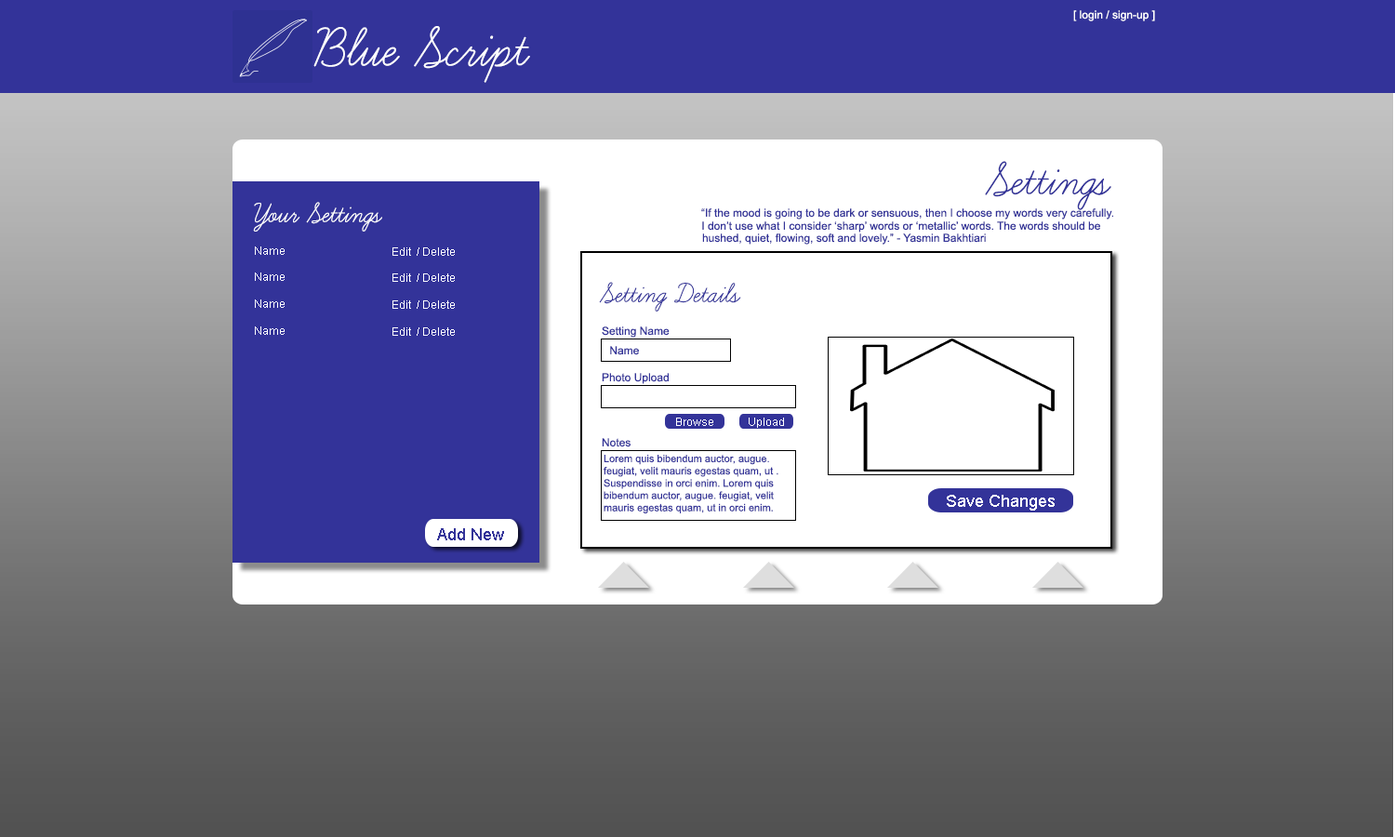
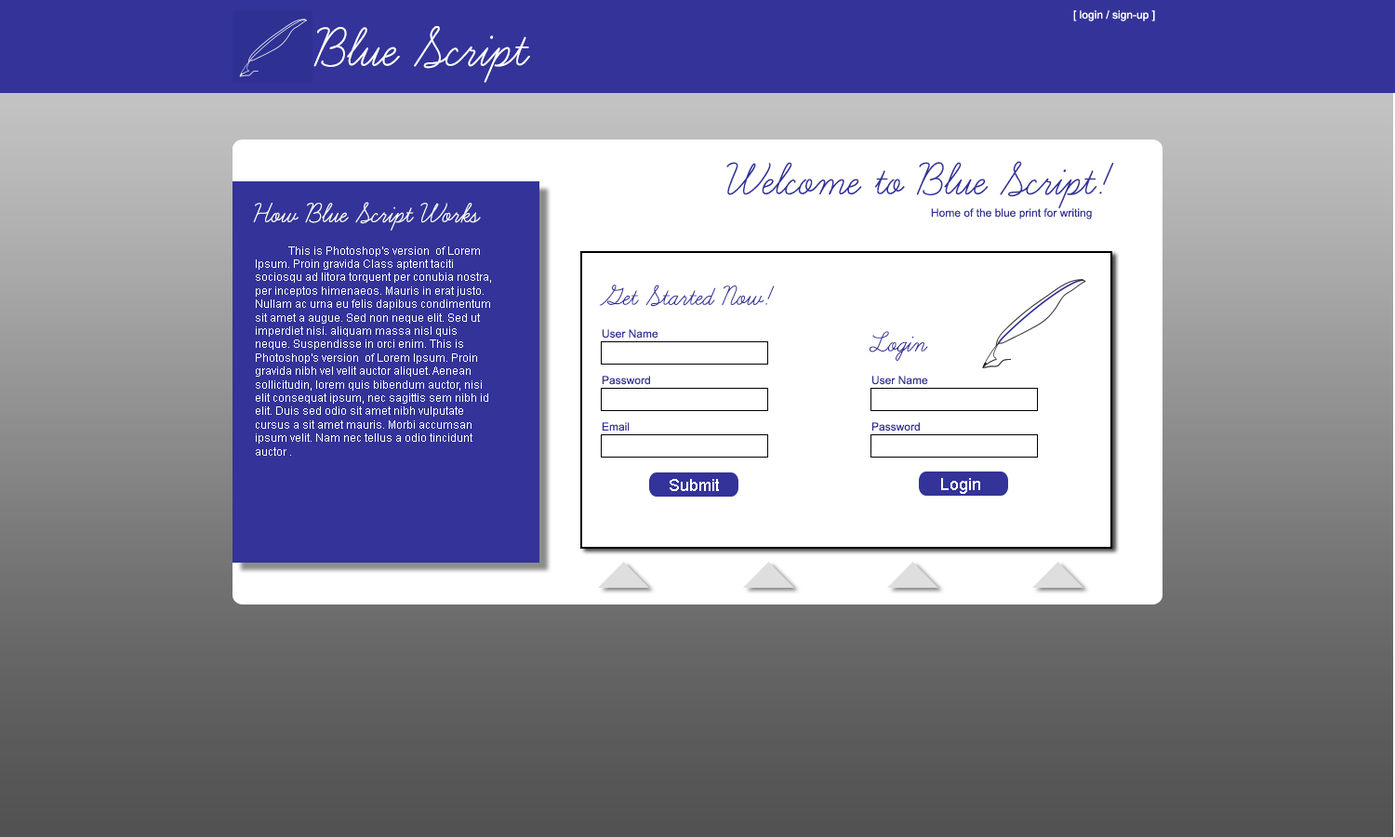
Revision of a layered 1395×837 image; what changed, layer by layer:
showed group "HomePage" (33 layers) over bbox(252, 160, 1115, 499)
hid group "SettingsPage" (37 layers) over bbox(252, 160, 1114, 547)
